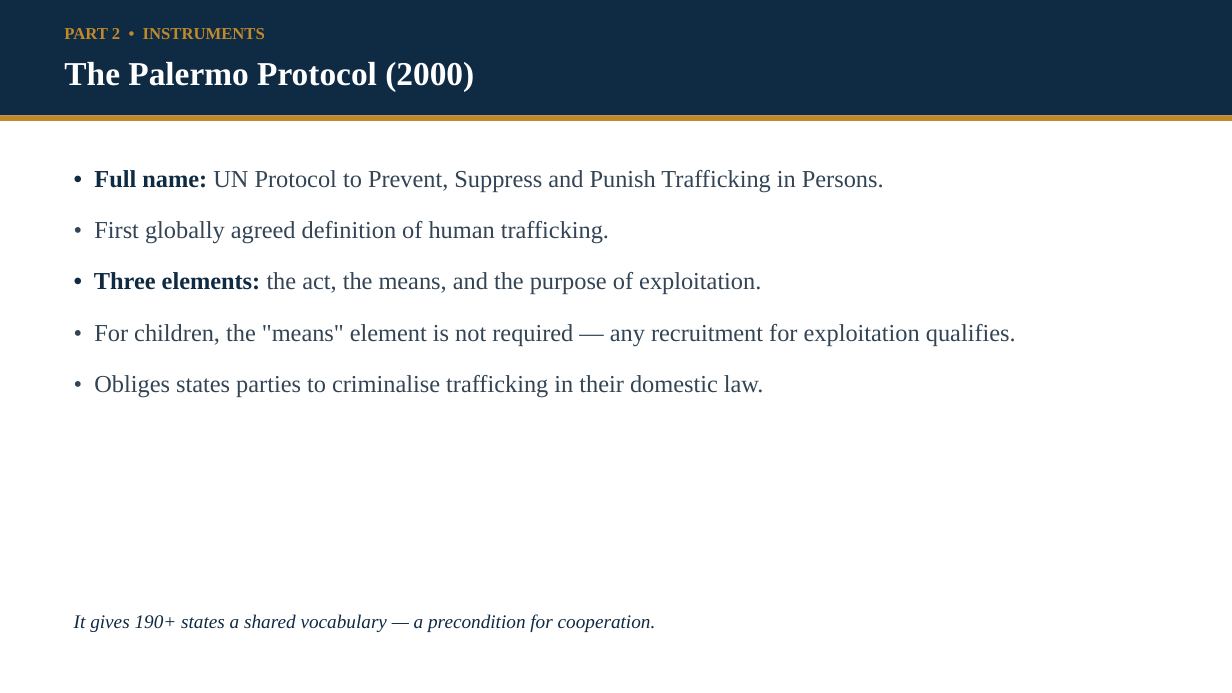
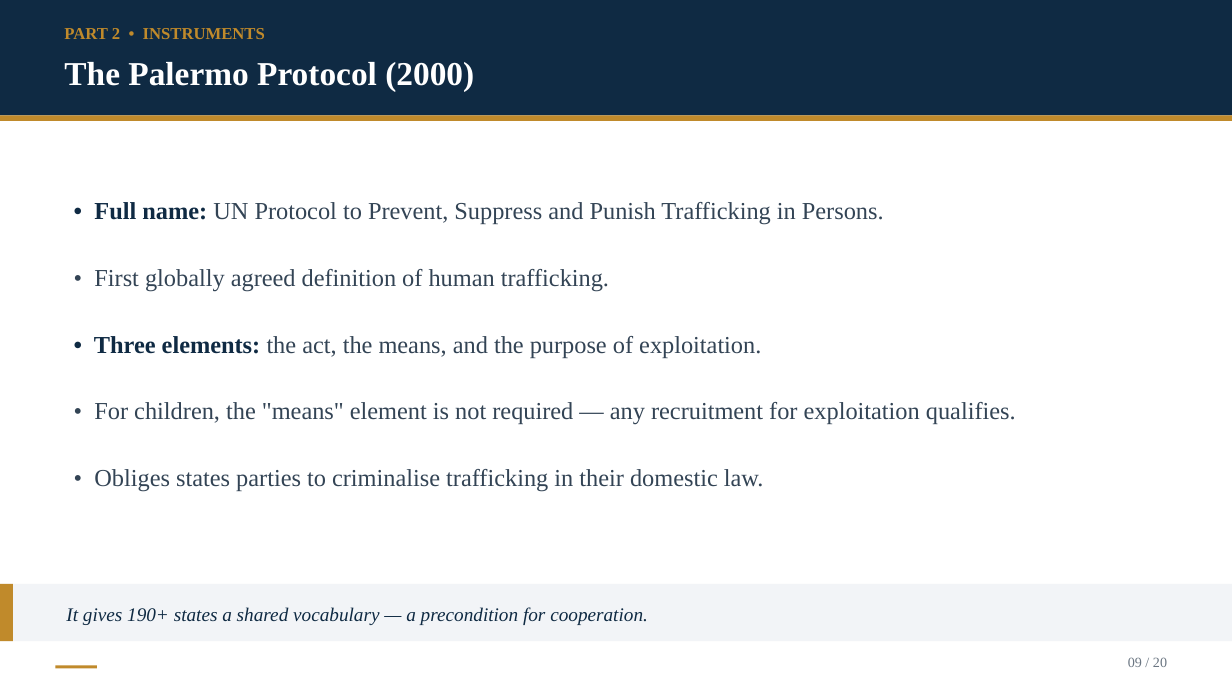
Before and after one commit to Kokidesu/Koki, a slide deck: slide 9 of Epstein_Transnational_Justice.pptx. Drawn at 1232x693 pixels with LibreOffice and Linux fonts; fonts in the diff are those of the drawing. Boxes give left, top, right and bottom in pixels: in the first picture for what was removed or moved away, otherwise in the second. Text is boxed around its words. In the diff, an @@ line names an element or a change of style, - is before the commit and + after.

```diff
--- a/Epstein_Transnational_Justice.pptx
+++ b/Epstein_Transnational_Justice.pptx
@@ text "• Full name: UN Protocol ..." moved from (x1=94, y1=170, x2=1016, y2=398) to (x1=94, y1=202, x2=1016, y2=492) @@
@@ text "• Full name: UN Protocol ..." at (x1=94, y1=202, x2=1016, y2=492): more space between paragraphs @@
@@ rectangle added at (x1=0, y1=584, x2=1232, y2=641), fill #F2F4F7 @@
@@ rectangle added at (x1=0, y1=584, x2=13, y2=641), fill #C08A2B @@
@@ text "It gives 190+ states a ..." moved from (x1=74, y1=614, x2=656, y2=632) to (x1=66, y1=607, x2=648, y2=625) @@
@@ text added at (x1=1128, y1=657, x2=1167, y2=667), 11 pt, text #6B7682 @@
+09 / 20
@@ rectangle added at (x1=55, y1=665, x2=97, y2=669), fill #C08A2B @@
```
Also in this commit, not shown: 19 other slides changed, 22 other files.
